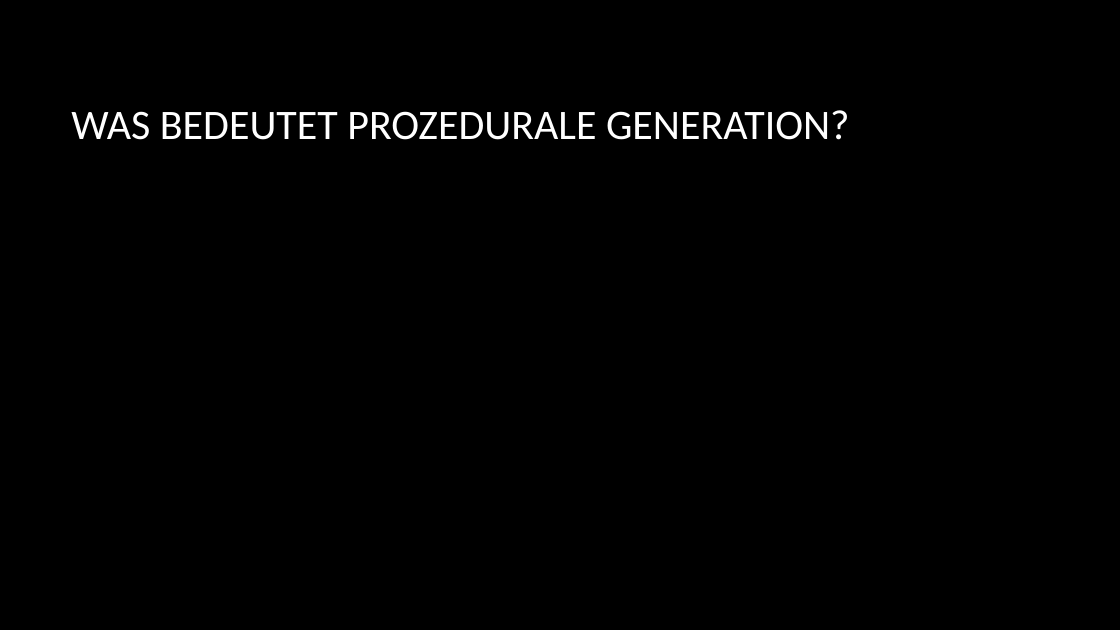
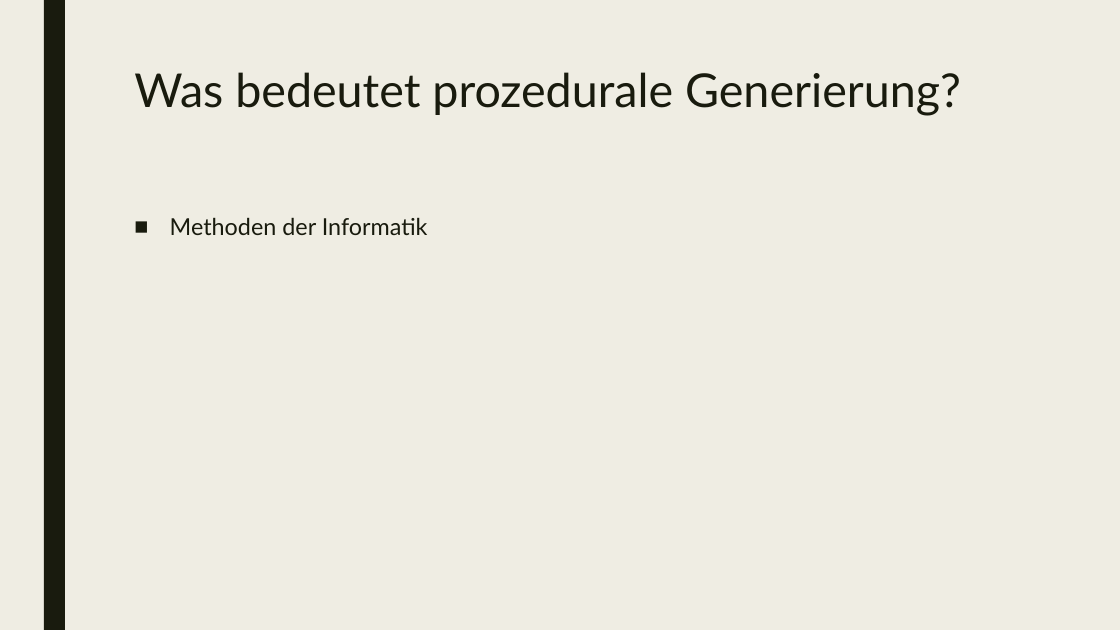
Before and after one commit to paramatedev/worldgen, a slide deck: slide 3 of worldgen.pptx. Drawn at 1120x630 pixels with LibreOffice and Linux fonts; fonts in the diff are those of the drawing; background and template pictures are left out. Boxes give left, top, right and bottom in pixels: in the first picture for what was removed or moved away, otherwise in the second. Text is boxed around its words. In the diff, an @@ line names an element or a change of style, - is before the commit and + after.

```diff
--- a/worldgen.pptx
+++ b/worldgen.pptx
@@ background picture (left out) to #EFEDE3 @@
@@ rectangle added at (44,0,65,630), fill #191B0E @@
@@ title "Was bedeutet prozedurale Generierung?" at (134,72,961,116): vertical alignment middle to top @@
@@ title at (134,72,961,116): text changed; size 36 to 40 pt; font Calibri to Lato; text colour #FFFFFF to #191B0E @@
-WAS BEDEUTET PROZEDURALE GENERATION?
+Was bedeutet prozedurale Generierung?
@@ text added at (170,217,428,235), 20 pt, text #191B0E @@
+■ Methoden der Informatik
```
Also in this commit, not shown: 2 other slides changed.
